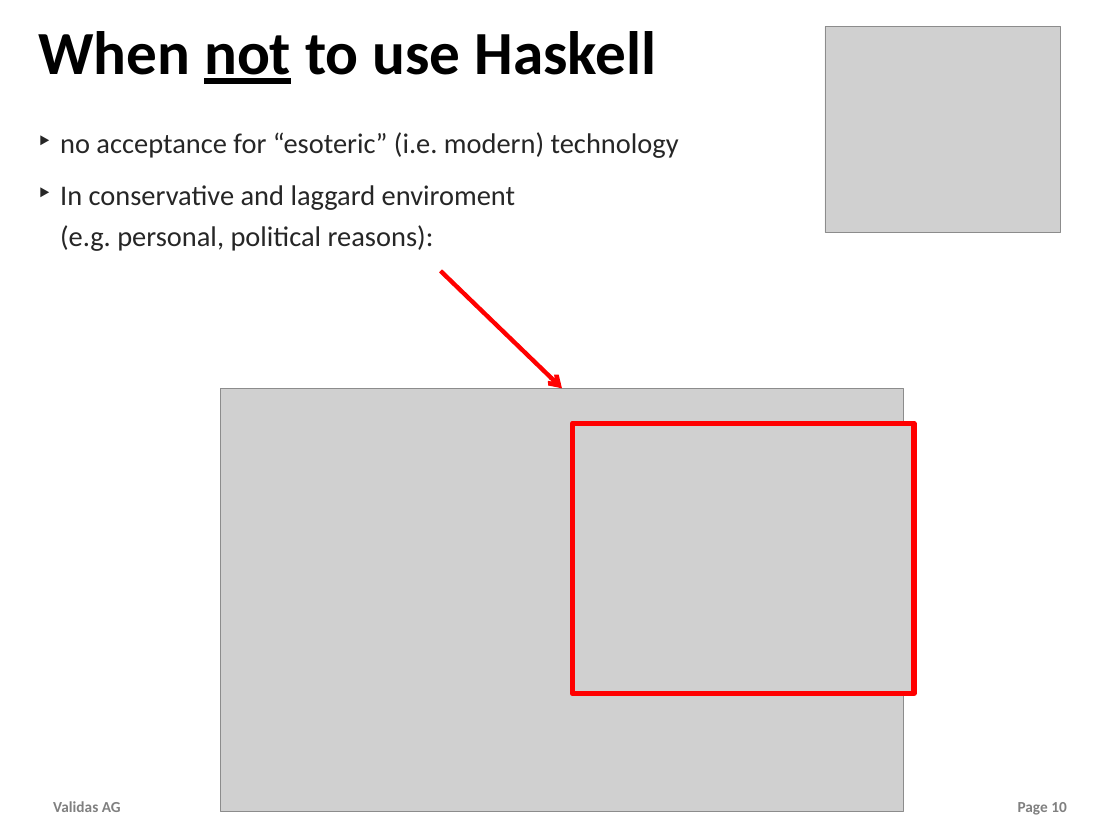
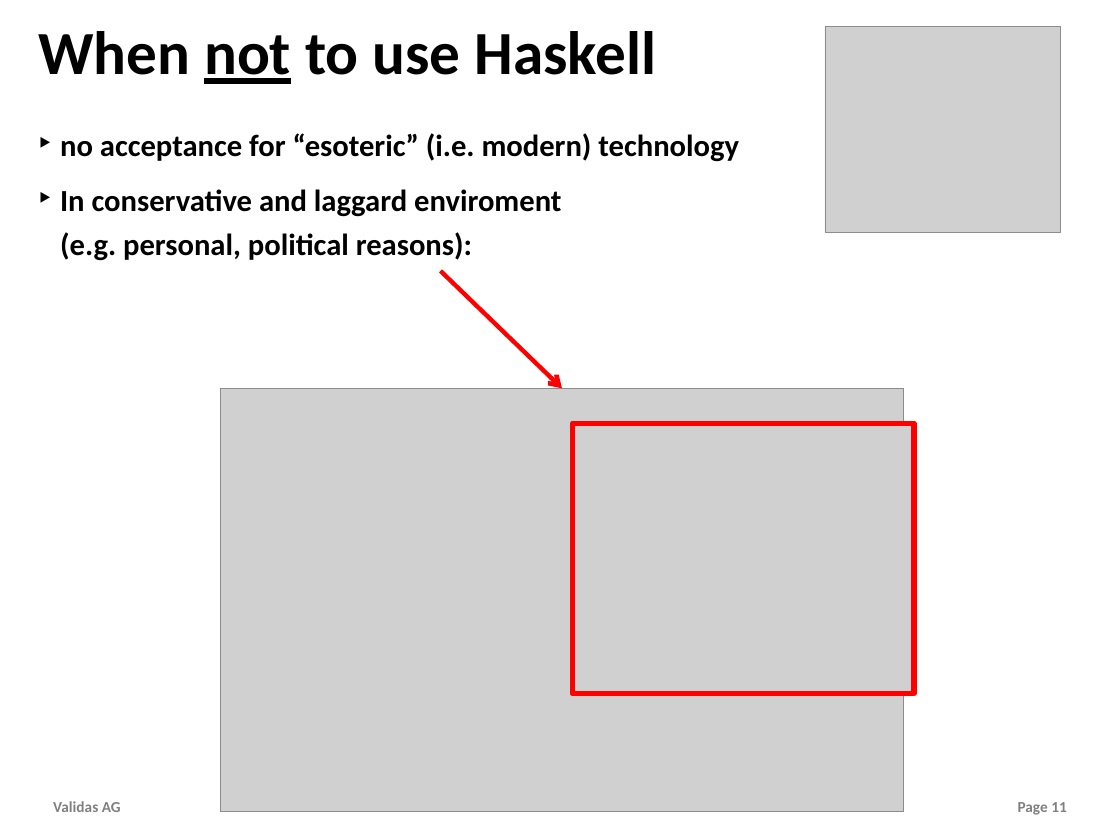
Before and after one commit to theoremprover/tvg, a slide deck: slide 11 of Vortraege/Towards_Haskell.pptx (slide 10 before the commit). Drawn at 1120x840 pixels with LibreOffice and Linux fonts; fonts in the diff are those of the drawing; grey boxes stand for pictures; background and template pictures are left out. Boxes give left, top, right and bottom in pixels: in the first picture for what was removed or moved away, otherwise in the second. Text is boxed around its words. In the diff, an @@ line names an element or a change of style, - is before the commit and + after.

```diff
--- a/Vortraege/Towards_Haskell.pptx
+++ b/Vortraege/Towards_Haskell.pptx
@@ text "no acceptance for “esoteric” (i.e. ..." at box(60, 133, 739, 261): size 26 to 28 pt, text colour #262626 to #000000, bold on @@
@@ page number at box(1018, 802, 1067, 815): text changed @@
-Page 10
+Page 11
```
Also in this commit, not shown: 11 other slides changed, 12 slides added, 2 slides removed, 1 other file.
